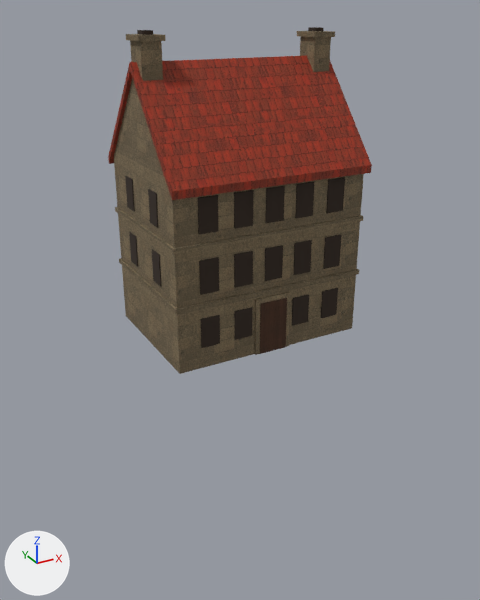
The glTF model assets/map3d_houses/townhouse_c.glb as it was, and as the next commit left it.
One viewpoint serves both versions: a 50 mm lens placed at (-22.6, -41.6, 22.6), pointed at (0.2, -0.1, 1.9). The lights are fixed; the arrows at lower left show +X, +Y and +Z. The first picture is the older version. Vertices at exactly the same position are counted once.

The first picture shows 'townhouse_c_export'.
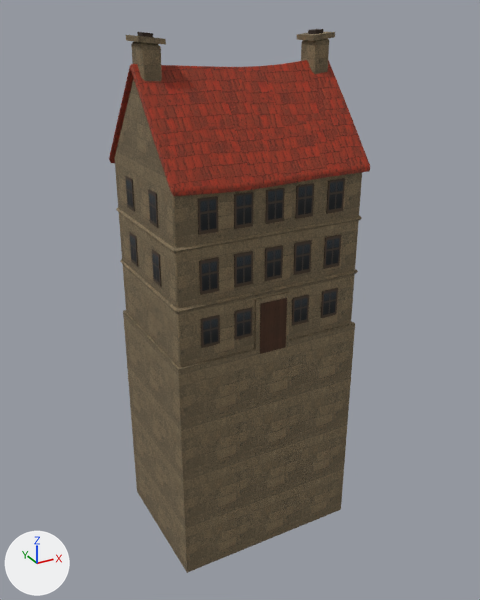
Changed parts and their boxes [x1, y1, x2, y2] in the pictures (480 x 600 px; the box of a moved part takes in the faces that stretch with it):
'townhouse_c_export', reshaped (57% taller)
    before: [108, 27, 372, 374]
    after: [109, 29, 370, 573]
part 1 of me_townhouse_c_018, added (brown)
    after: [123, 310, 355, 573]
part 2 of me_townhouse_c_018, rebuilt
    before: [114, 78, 364, 374]
    after: [115, 79, 362, 368]
part 3 of me_townhouse_c_018, rebuilt (9% narrower)
    before: [300, 37, 331, 72]
    after: [301, 39, 329, 74]
part 4 of me_townhouse_c_018, rebuilt
    before: [119, 258, 359, 314]
    after: [120, 259, 358, 313]
part 5 of me_townhouse_c_018, rebuilt
    before: [115, 207, 363, 254]
    after: [116, 208, 361, 253]
part 6 of me_townhouse_c_018, added (red)
    after: [109, 60, 370, 196]
part 7 of me_townhouse_c_018, moved or reshaped
    before: [108, 27, 372, 234]
    after: [131, 29, 345, 235]
part 8 of me_townhouse_c_018, surface changed
    both: [126, 29, 345, 344]

The change in detail:
me_townhouse_c_018 is used by ob_townhouse_c_export; location (0.0, 0.0, 0.0).
me_townhouse_c_018 had 354 vertices, 536 faces and spanned x -7.5..7.5, y -5.8..5.8, z 0.0..21.4.
me_townhouse_c_018 now has 822 vertices, 1468 faces and spans x -7.5..7.5, y -5.8..5.8, z -17.6..21.3.
me_townhouse_c_018 part 1: a new loose piece, a box spanning x -7.4..7.4, y -5.4..5.4, z -17.6..0.4, in mat_hh_wall_ashlar.
me_townhouse_c_018 part 2: the loose piece of 14 vertices spanning x -7.3..7.3, y -5.3..5.3, z 0.0..19.0 is rebuilt with 126 vertices and now spans x -7.3..7.3, y -5.3..5.3, z 0.0..18.8.
me_townhouse_c_018 part 3: the loose piece of 8 vertices spanning x 5.7..7.1, y -0.9..0.9, z 16.1..20.8 is rebuilt with 24 vertices and now spans x 5.7..7.1, y -0.9..0.9, z 16.0..20.7.
me_townhouse_c_018 part 4: the loose piece of 8 vertices spanning x -7.4..7.4, y -5.4..5.4, z 4.5..4.9 is rebuilt with 90 vertices and now spans x -7.4..7.4, y -5.4..5.4, z 4.5..4.9.
me_townhouse_c_018 part 5: the loose piece of 8 vertices spanning x -7.4..7.4, y -5.4..5.4, z 8.6..9.0 is rebuilt with 90 vertices and now spans x -7.4..7.4, y -5.4..5.4, z 8.6..9.0.
me_townhouse_c_018 part 6: a new loose piece of 164 vertices spanning x -7.5..7.5, y -5.8..5.8, z 12.1..19.4, in mat_hh_roof_red.
Part 7, on me_townhouse_c_018:
19 vertices are removed from x -7.5..7.5, y -5.8..5.8, z 12.2..20.8.
32 faces are deleted.
28 vertices in x -6.0..6.0, y -5.4..5.4, z 12.0..21.4 move by (0.0, 0.0, -0.2).
24 vertices in x -6.7..6.7, y -5.4..5.4, z 12.0..21.4 move by (0.0, 0.0, -0.1).
1 vertex moves from x -7.5, y 0.0, z 19.6 to x -6.9, y 0.7, z 20.7.
16 vertices are added at x -7.1..-5.7, y -0.9..0.9, z 16.0..20.7.
7 new vertices lie (0.0, 1.4, 0.0) away from vertices in x -7.1..-5.7, y -0.7, z 16.0..20.6.
44 new faces join them, mat_hh_wall_ashlar.
me_townhouse_c_018 part 8: 408 kept faces spanning x -7.3..7.3, y -5.4..5.4, z 1.6..21.3 get new texture (UV) coordinates.
